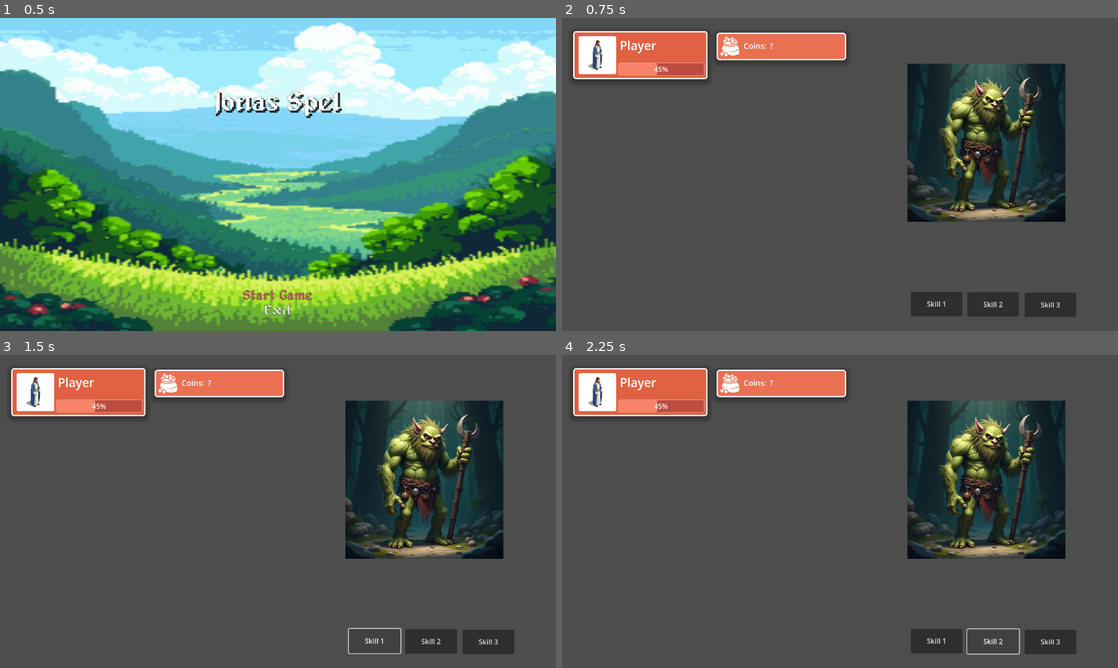
Above: before the commit, frames 1-4 (two rows, left to right).
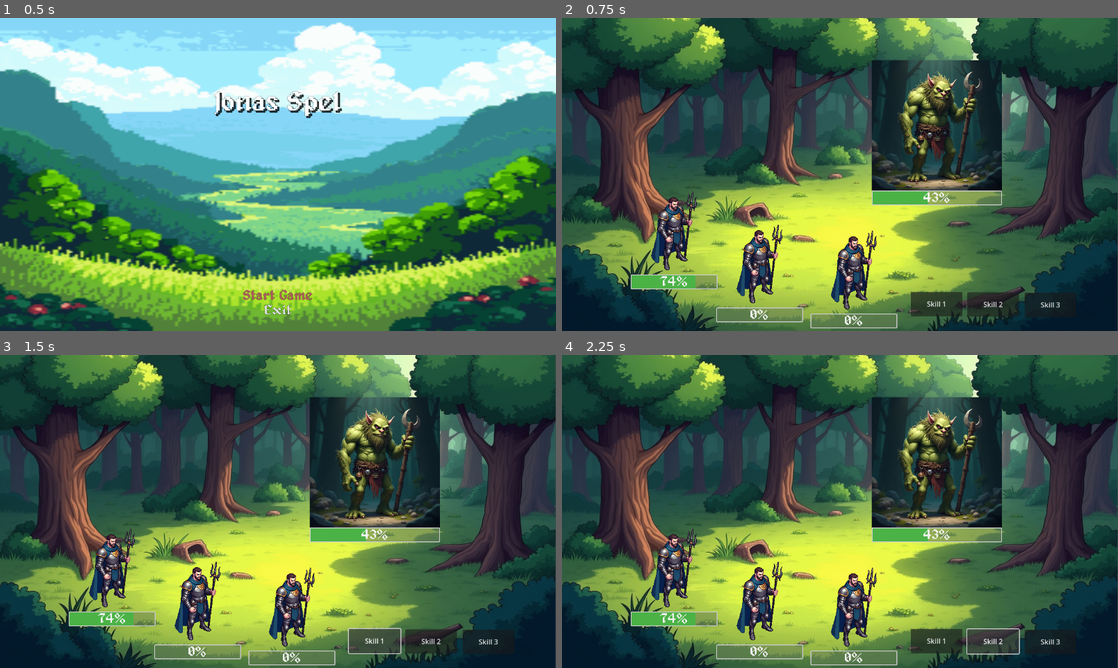
Above: after the commit, the same moments.

Repository: Pensho/Champ_Collector_2
Game: Godot game, scene res://Scenes/main.tscn
The game is run twice, just before and just after one commit, with the same random seed, the same clock (stepped at 60 frames per second) and the same inputs.
Inputs:
- Up to frame 1 (0.5 s): no input
- Up to frame 2 (0.75 s): click "Start Game" at 0.5 s
- Up to frame 3 (1.5 s): click "Skill 1" at 1.25 s
- Up to frame 4 (2.25 s): click "Skill 2" at 2 s

Frame 1 is identical in both runs. In frame 2, 92% of the frame differs, in the area x 0-100%, y 0-100%; in frame 3, 92%; in frame 4, 92%.

Commit message:
Improved Scene transition & images
Changed scene transitions to load in a new scene under main to keep the hero collection and other potential data between scenes.
Also added images for skills; Bolas & Smoke screen.

Slight fixes of image names and pixel clean-up.

Diff:
--- a/Assets/Champ Collector/Themes/default_theme.tres
+++ b/Assets/Champ Collector/Themes/default_theme.tres
@@ -12,6 +12,27 @@
 
 [sub_resource type="StyleBoxEmpty" id="StyleBoxEmpty_7nfkc"]
 
+[sub_resource type="StyleBoxFlat" id="StyleBoxFlat_dnldn"]
+bg_color = Color(0.39675, 0.493838, 0.33239, 0.521569)
+border_width_left = 2
+border_width_top = 2
+border_width_right = 2
+border_width_bottom = 2
+corner_radius_top_left = 2
+corner_radius_top_right = 2
+corner_radius_bottom_right = 2
+corner_radius_bottom_left = 2
+
+[sub_resource type="StyleBoxFlat" id="StyleBoxFlat_tm3gc"]
+bg_color = Color(0.294118, 0.701961, 0.27451, 1)
+border_width_left = 2
+border_width_top = 2
+border_width_bottom = 2
+corner_radius_top_left = 2
+corner_radius_top_right = 2
+corner_radius_bottom_right = 2
+corner_radius_bottom_left = 2
+
 [resource]
 default_font = ExtResource("1_dnldn")
 default_font_size = 32
@@ -23,3 +44,5 @@
 Button/styles/hover = SubResource("StyleBoxEmpty_ur2ak")
 Button/styles/normal = SubResource("StyleBoxEmpty_4h83a")
 Button/styles/pressed = SubResource("StyleBoxEmpty_7nfkc")
+ProgressBar/styles/background = SubResource("StyleBoxFlat_dnldn")
+ProgressBar/styles/fill = SubResource("StyleBoxFlat_tm3gc")
--- /dev/null
+++ b/Data/Item_Presets/Weapon_Basic_Spear.tres
@@ -0,0 +1,21 @@
+[gd_resource type="Resource" script_class="GearData" load_steps=2 format=3 uid="uid://byulx2i0268n3"]
+
+[ext_resource type="Script" uid="uid://8knbs7yij5eh" path="res://Scripts/Character/gear_data.gd" id="1_6yiay"]
+
+[resource]
+script = ExtResource("1_6yiay")
+_name = "Basic Spear"
+_slot = 0
+_rarity = 0
+_health = 0
+_speed = 0
+_attack = 10
+_defence = 0
+_accuracy = 0
+_resistance = 0
+_mysticism = 0
+_knowledge = 0
+_pressence = 0
+_critChance = 0
+_critDamage = 0
+metadata/_custom_type_script = "uid://8knbs7yij5eh"
--- a/Scenes/battle.tscn
+++ b/Scenes/battle.tscn
@@ -1,13 +1,93 @@
-[gd_scene load_steps=4 format=3 uid="uid://cc883blynrgq2"]
+[gd_scene load_steps=7 format=3 uid="uid://cc883blynrgq2"]
 
 [ext_resource type="Script" uid="uid://g08boofygabn" path="res://Scripts/battle.gd" id="1_oxf17"]
 [ext_resource type="PackedScene" uid="uid://dy5q1foc8kon5" path="res://Scenes/battle_ui.tscn" id="2_1ruyk"]
-[ext_resource type="PackedScene" uid="uid://d4k0cmxa3oy6s" path="res://Scenes/Player.tscn" id="3_1ruyk"]
+[ext_resource type="Texture2D" uid="uid://b31byb3wcg7a3" path="res://Assets/Champ Collector/Scenery/Troll battle area/Troll_battle_area_3.jpg" id="2_f6xt6"]
+[ext_resource type="Texture2D" uid="uid://bnuy5nxtiay74" path="res://Assets/Champ Collector/Creatures/Knight/Knight_0004.png" id="4_1otgo"]
+[ext_resource type="Theme" uid="uid://c8irweh6md2jy" path="res://Assets/Champ Collector/Themes/default_theme.tres" id="5_pd5xk"]
+[ext_resource type="Texture2D" uid="uid://ci50vt1f4jftx" path="res://Assets/Champ Collector/Creatures/Forest Troll/Flux_Dev_A_tall_lanky_pale_green_and_dirty_troll_in_the_style__1.jpg" id="6_f6xt6"]
 
 [node name="Battle" type="Node2D"]
 script = ExtResource("1_oxf17")
 
+[node name="Background" type="TextureRect" parent="."]
+offset_right = 1280.0
+offset_bottom = 720.0
+texture = ExtResource("2_f6xt6")
+expand_mode = 1
+
 [node name="Battle UI" parent="." instance=ExtResource("2_1ruyk")]
 
-[node name="CharacterBody2D" parent="." instance=ExtResource("3_1ruyk")]
-position = Vector2(978, 469)
+[node name="Character Position 1" type="Node2D" parent="."]
+position = Vector2(159, 390)
+
+[node name="TextureRect" type="TextureRect" parent="Character Position 1"]
+offset_right = 40.0
+offset_bottom = 40.0
+size_flags_horizontal = 4
+size_flags_vertical = 4
+texture = ExtResource("4_1otgo")
+
+[node name="ProgressBar" type="ProgressBar" parent="Character Position 1"]
+offset_top = 200.0
+offset_right = 200.0
+offset_bottom = 227.0
+theme = ExtResource("5_pd5xk")
+step = 1.0
+value = 74.0
+
+[node name="Character Position 2" type="Node2D" parent="."]
+position = Vector2(356, 466)
+
+[node name="TextureRect" type="TextureRect" parent="Character Position 2"]
+offset_right = 40.0
+offset_bottom = 40.0
+texture = ExtResource("4_1otgo")
+
+[node name="ProgressBar" type="ProgressBar" parent="Character Position 2"]
+offset_top = 200.0
+offset_right = 200.0
+offset_bottom = 227.0
+theme = ExtResource("5_pd5xk")
+
+[node name="Character Position 3" type="Node2D" parent="."]
+position = Vector2(573, 480)
+
+[node name="TextureRect" type="TextureRect" parent="Character Position 3"]
+offset_right = 40.0
+offset_bottom = 40.0
+texture = ExtResource("4_1otgo")
+
+[node name="ProgressBar" type="ProgressBar" parent="Character Position 3"]
+offset_top = 200.0
+offset_right = 200.0
+offset_bottom = 227.0
+theme = ExtResource("5_pd5xk")
+
+[node name="Boss Position" type="Node2D" parent="."]
+position = Vector2(864, 397)
+
+[node name="TextureRect" type="TextureRect" parent="Boss Position"]
+anchors_preset = 7
+anchor_left = 0.5
+anchor_top = 1.0
+anchor_right = 0.5
+anchor_bottom = 1.0
+offset_left = -150.0
+offset_top = -300.0
+offset_right = 150.0
+grow_horizontal = 2
+grow_vertical = 0
+texture = ExtResource("6_f6xt6")
+expand_mode = 1
+
+[node name="ProgressBar" type="ProgressBar" parent="Boss Position"]
+anchors_preset = 5
+anchor_left = 0.5
+anchor_right = 0.5
+offset_left = -150.0
+offset_right = 150.0
+offset_bottom = 27.0
+grow_horizontal = 2
+theme = ExtResource("5_pd5xk")
+value = 43.0
--- a/Scenes/battle_ui.tscn
+++ b/Scenes/battle_ui.tscn
@@ -77,6 +77,7 @@
 position = Vector2(641, 360)
 
 [node name="PlayerInfoBox" type="Panel" parent="Camera2D"]
+visible = false
 offset_left = -614.0
 offset_top = -330.0
 offset_right = -305.0
@@ -137,6 +138,7 @@
 value = 45.0
 
 [node name="CoinBox" type="Panel" parent="Camera2D"]
+visible = false
 anchors_preset = 1
 anchor_left = 1.0
 anchor_right = 1.0
--- a/Scripts/Character/character_types.gd
+++ b/Scripts/Character/character_types.gd
@@ -7,6 +7,7 @@
 	Rare,
 	Unique,
 	Legendary,
+	Relic, # Items only
 }
 
 enum Faction
@@ -31,3 +32,13 @@
 	Strategist,
 	Symbiote,
 }
+
+enum Slot
+{
+	Weapon,
+	Helmet,
+	Shield,
+	Gloves,
+	Pants,
+	Boots,
+}
--- /dev/null
+++ b/Scripts/Character/gear_data.gd
@@ -0,0 +1,21 @@
+class_name GearData extends Resource
+
+const Types = preload("res://Scripts/Character/character_types.gd")
+
+@export var _name: String = "item name"
+@export var _slot: Types.Slot
+@export var _rarity: Types.Rarity
+var _level: int = 1
+
+# Attributes
+@export var _health: int = 0
+@export var _speed: int = 0
+@export var _attack: int = 0
+@export var _defence: int = 0
+@export var _accuracy: int = 0
+@export var _resistance: int = 0
+@export var _mysticism: int = 0
+@export var _knowledge: int = 0
+@export var _pressence: int = 0
+@export var _critChance: int = 0
+@export var _critDamage: int = 0
--- a/Scripts/main.gd
+++ b/Scripts/main.gd
@@ -6,8 +6,8 @@
 const KNIGHT = preload("res://Data/Character_Player_Variants/Knight.tres")
 
 func _ready() -> void:
-	# var root = get_tree().root
-	# current_scene = root.get_child(-1)
+	current_scene = get_tree().root.get_child(-1)
+	print("current scene is: ", current_scene)
 	character_collection = Collection.new()
 	add_child(character_collection)
 
@@ -24,17 +24,16 @@
 	_deferred_change_scene(target)
 
 func _deferred_change_scene(target: String) -> void:
-	#if null != current_scene:
-	#	current_scene.free()
-	#var s = ResourceLoader.load(target)
-	#current_scene = s.instantiate()
-	#get_tree().root.add_child(current_scene)
-	#get_tree().current_scene = current_scene
-	get_tree().change_scene_to_file(target)
-
-#func change_scene(target: String) -> void:
 	## self.visible = true
 	## Play transition animation
-	#get_tree().change_scene_to_file(target)
+	if(current_scene.name != "Main"):
+		self.remove_child(current_scene)
+		current_scene.call_deferred("free")
+
+	var scene = ResourceLoader.load(target)
+	current_scene = scene.instantiate()
+	add_child(current_scene)
+	print("current scene is: ", current_scene)
+	print(get_tree_string_pretty())
 	## Play transition animation backwards
 	## self.visible = false
Binary file changed: Assets/Champ Collector/Creatures/Knight/Knight_0004.png
Binary file added: Assets/Champ Collector/Icons/Abilities/Bolas/Bolas_1.jpg
Not shown, added: Assets/Champ Collector/Icons/Abilities/Bolas/Bolas_1.jpg.import
Binary file added: Assets/Champ Collector/Icons/Abilities/Bolas/Bolas_2.jpg
Not shown, added: Assets/Champ Collector/Icons/Abilities/Bolas/Bolas_2.jpg.import
Binary file added: Assets/Champ Collector/Icons/Abilities/Bolas/Bolas_3.jpg
Not shown, added: Assets/Champ Collector/Icons/Abilities/Bolas/Bolas_3.jpg.import
Binary file added: Assets/Champ Collector/Icons/Abilities/Bolas/Bolas_4.jpg
Not shown, added: Assets/Champ Collector/Icons/Abilities/Bolas/Bolas_4.jpg.import
Binary file added: Assets/Champ Collector/Icons/Abilities/Bolas/Bolas_5.jpg
Not shown, added: Assets/Champ Collector/Icons/Abilities/Bolas/Bolas_5.jpg.import
Not shown, added: Assets/Champ Collector/Icons/Abilities/Bolas/Prompt.txt
(and 26 more such lines)
